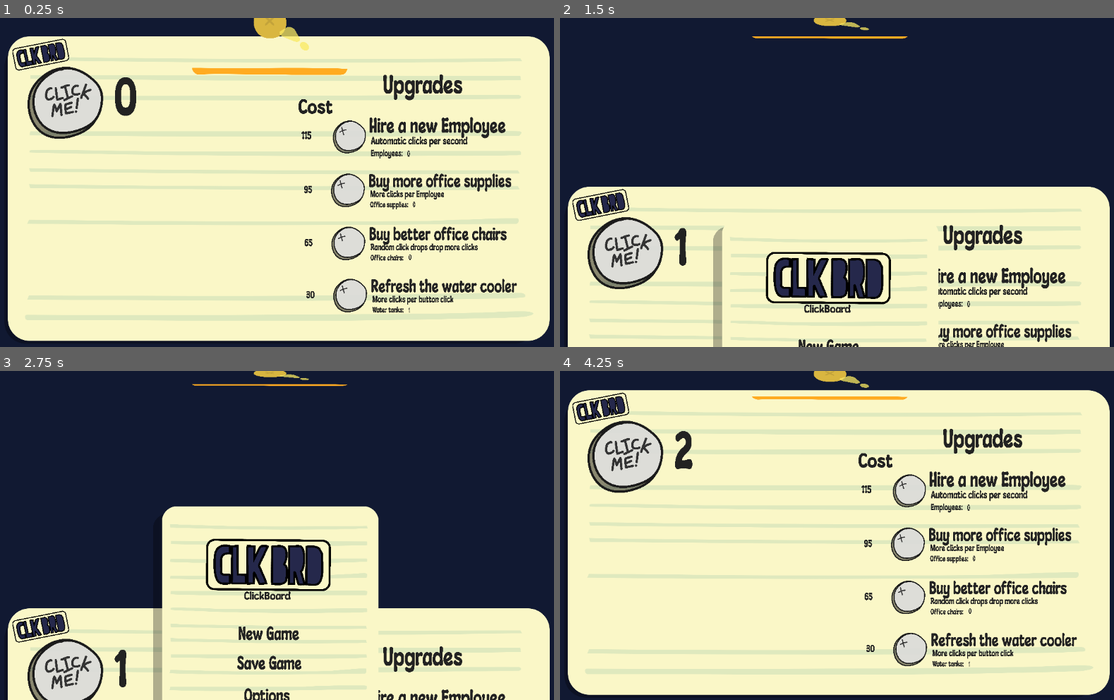
Above: before the commit, frames 1-4 (two rows, left to right).
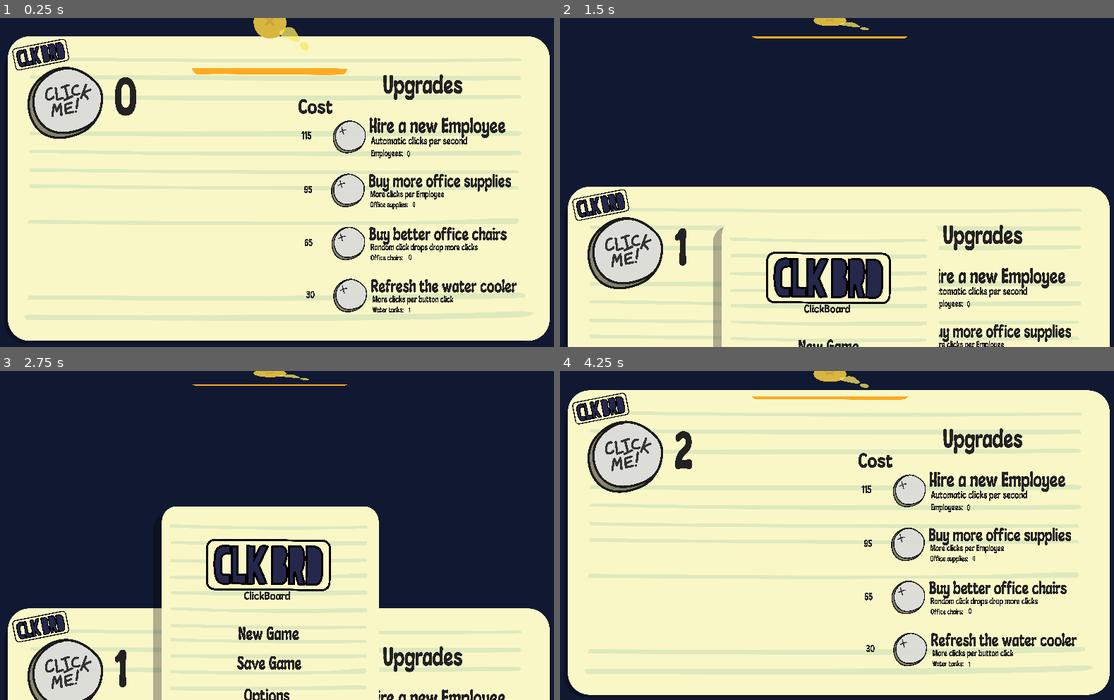
Above: after the commit, the same moments.

Repository: Oscar-Ryley/ClickBoard
Game: Godot game, scene res://button.tscn
Two runs of this game, one before a commit and one after it. Both use one fixed random seed, a clock stepped at 60 frames per second and the inputs below.
Inputs (mouse positions are in pixels of both pictures, inside the frame that each line leads up to):
- Up to frame 1 (0.25 s): no input
- Up to frame 2 (1.5 s): click (831, 37) at 0.5 s; click (626, 215) at 1.25 s
- Up to frame 3 (2.75 s): click (271, 377) at 2 s
- Up to frame 4 (4.25 s): click (626, 676) at 2.75 s; click (909, 584) at 3.5 s

The runs differ from the first frame. In frame 1, 2.8% of the frame differs, in the area x 1-100%, y 0-99%; in frame 2, 1.8%; in frame 3, 1.7%; in frame 4, 3.0%.

Commit message:
Fixed formatting at high click count
Made Upgrades and cost headings turn invisible when the clicks counter passes over them.
Idea: spawn employees when they are bought into office environment square in bottom right of game screen
Also need to implement options menu.

Diff:
--- /dev/null
+++ b/Cost.gd
@@ -0,0 +1,8 @@
+extends Label
+
+func _ready():
+	self.visible = true
+
+func _process(delta):
+	if Global.clicks >= 100000000:
+		self.visible = false
--- a/RandomClicks.gd
+++ b/RandomClicks.gd
@@ -14,7 +14,7 @@
 		self.visible = false
 	if timerCurrent >= timerTotal:
 		self.visible = true
-		self.text = str("+", Global.chairs)
-		Global.clicks += Global.chairs
+		self.text = str("+", Global.chairs *10)
+		Global.clicks += Global.chairs * 10
 		timerCurrent -= timerTotal
 		timerTotal = rng.randi_range(5, 40)
--- /dev/null
+++ b/UpgradesTitle.gd
@@ -0,0 +1,8 @@
+extends Label
+
+func _ready():
+	self.visible = true
+
+func _process(delta):
+	if Global.clicks >= 1000000000:
+		self.visible = false
--- a/button.tscn
+++ b/button.tscn
@@ -22,6 +22,8 @@
 [ext_resource type="Script" path="res://OfficeSupplies.gd" id="16_rh23u"]
 [ext_resource type="Script" path="res://WaterTanks.gd" id="16_uxaef"]
 [ext_resource type="Texture2D" uid="uid://b0syldhvbh05o" path="res://art/UpButton-unclicked.svg" id="17_1hh7w"]
+[ext_resource type="Script" path="res://UpgradesTitle.gd" id="17_3pr2p"]
+[ext_resource type="Script" path="res://Cost.gd" id="17_5d4m0"]
 [ext_resource type="Texture2D" uid="uid://lfaep3a33frv" path="res://art/UpButton-clicked.svg" id="18_2kyyj"]
 [ext_resource type="Script" path="res://Up1Button.gd" id="19_pjrp5"]
 [ext_resource type="Script" path="res://Up1Cost.gd" id="20_r6vjs"]
@@ -272,6 +274,7 @@
 theme_override_fonts/font = ExtResource("6_rhvgu")
 theme_override_font_sizes/font_size = 500
 text = "Upgrades"
+script = ExtResource("17_3pr2p")
 
 [node name="Cost" type="Label" parent="GamePage/UpgradesTitle"]
 layout_mode = 0
@@ -285,6 +288,7 @@
 theme_override_fonts/font = ExtResource("6_rhvgu")
 theme_override_font_sizes/font_size = 500
 text = "Cost"
+script = ExtResource("17_5d4m0")
 
 [node name="Upgrade1" type="Label" parent="GamePage"]
 offset_left = 640.97
--- a/project.godot
+++ b/project.godot
@@ -23,4 +23,4 @@
 
 window/size/viewport_width=1200
 window/size/viewport_height=700
-window/size/resizable=false
+window/stretch/mode="canvas_items"
Not shown: 1 places in button.tscn that only renumber resources
